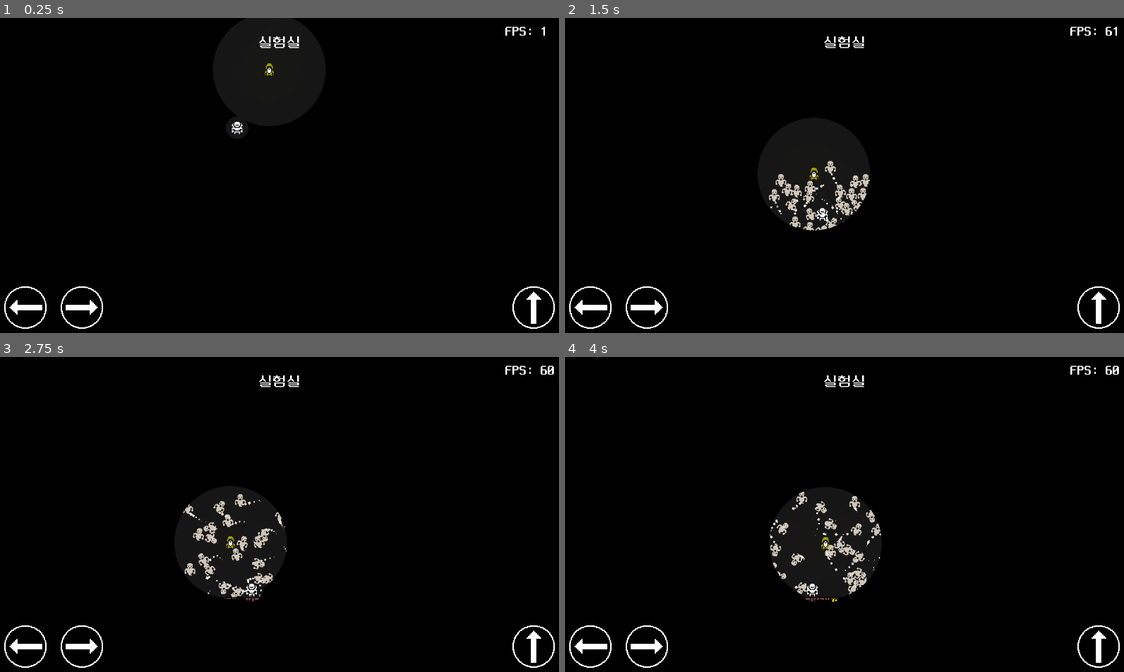
Above: before the commit, frames 1-4 (two rows, left to right).
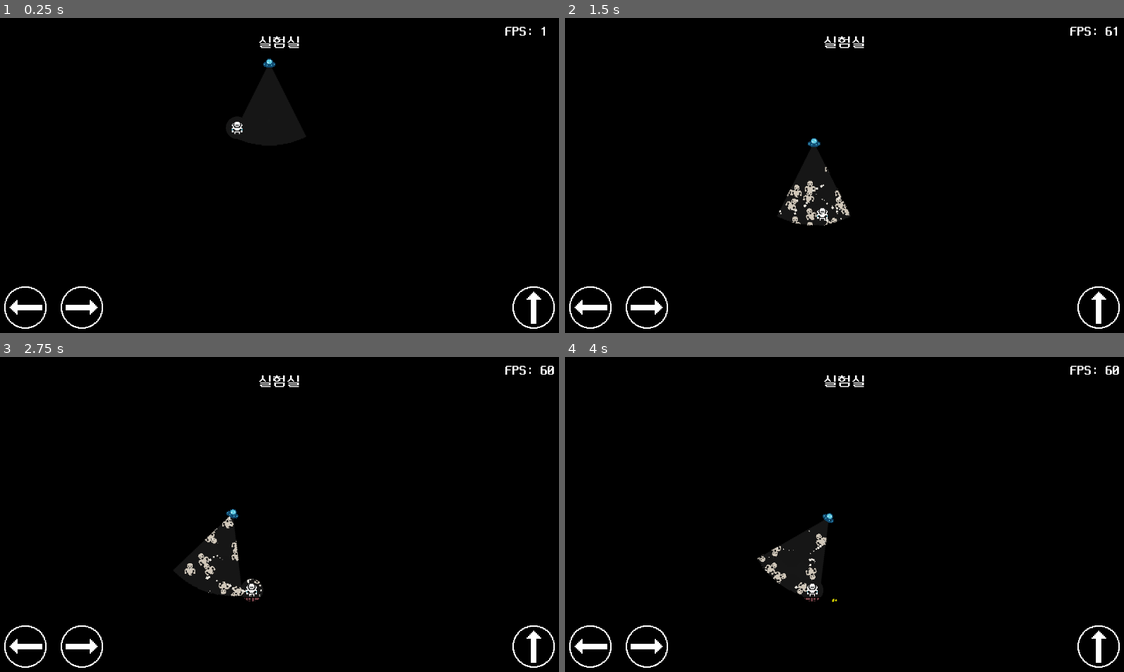
Above: after the commit, the same moments.

Repository: rhdehgks/Defense
Game: Godot game, scene res://game_screen/game.tscn
The game is run twice, just before and just after one commit, with the same random seed, the same clock (stepped at 60 frames per second) and the same inputs.
Inputs:
- Up to frame 1 (0.25 s): no input
- Up to frame 2 (1.5 s): hold Right (ui_right) 0.53-1.28 s; hold Left (ui_left) from 1.28 s (still down)
- Up to frame 3 (2.75 s): release Left (ui_left) at 2.03 s; hold Right (ui_right) from 2.03 s (still down)
- Up to frame 4 (4 s): release Right (ui_right) at 2.78 s; hold Up (ui_up) 2.78-3.53 s; hold Left (ui_left) from 3.53 s (still down)

The runs differ from the first frame. In frame 1, less than 0.1% of the frame differs, in the area x 47-50%, y 12-19%; in frame 2, 0.7%; in frame 3, 0.8%; in frame 4, 1.2%, in the area x 34-57%, y 42-78%.

Commit message:
조명 스프라이트 변경

Diff:
--- a/game_screen/astroneer.tscn
+++ b/game_screen/astroneer.tscn
@@ -3,7 +3,7 @@
 [ext_resource type="Script" path="res://game_screen/astroneer.gd" id="1_ewprm"]
 [ext_resource type="Texture2D" uid="uid://sgmkd62pwg6f" path="res://assets/astroneer.png" id="1_w4wu5"]
 [ext_resource type="PackedScene" uid="uid://b58eeuwfrhyr" path="res://game_screen/screen_wrapper.tscn" id="3_h1buo"]
-[ext_resource type="Texture2D" uid="uid://dk5mjp6yoncq8" path="res://assets/light2.png" id="4_yi361"]
+[ext_resource type="Texture2D" uid="uid://dhuxch7ibr456" path="res://assets/light.png" id="4_a11fa"]
 
 [sub_resource type="PhysicsMaterial" id="PhysicsMaterial_0vbs5"]
 friction = 0.0
@@ -69,13 +69,13 @@
 [node name="PointLight2D" type="PointLight2D" parent="RigidBody2D"]
 blend_mode = 2
 shadow_enabled = true
-texture = ExtResource("4_yi361")
+texture = ExtResource("4_a11fa")
 texture_scale = 0.2
 
 [node name="TileMapLight" type="PointLight2D" parent="RigidBody2D"]
 blend_mode = 2
 range_item_cull_mask = 2
-texture = ExtResource("4_yi361")
+texture = ExtResource("4_a11fa")
 texture_scale = 0.2
 
 [node name="GPUParticles2D" type="GPUParticles2D" parent="RigidBody2D"]
--- a/game_screen/fairy.gd
+++ /dev/null
@@ -1,35 +0,0 @@
-extends RigidBody2D
-
-var speed := 800
-var strength := 400
-
-var follow_intensity := 10
-var rotation_intensity := 5
-
-@onready var astroneer: RigidBody2D = $"/root/Game/Screen/World/Astroneer/RigidBody2D"
-@onready var screen_wrapper: ScreenWrapper = $"ScreenWrapper"
-
-func _ready():
-	print(astroneer)
-
-func _physics_process(delta):
-	_follow(astroneer, Vector2(0, -32 * 3), follow_intensity)
-	_keep_angle(0, rotation_intensity)
-
-func _follow(target: Node2D, offset: Vector2, intensity: float):
-	var target_position
-	if screen_wrapper:
-		target_position = screen_wrapper.get_wrapped_position(target.global_position + offset)
-	else:
-		target_position = target.global_position + offset
-	var direction_to_target = global_position.direction_to(target_position)
-	var distance_to_target = global_position.distance_to(target_position)
-	apply_force(direction_to_target * distance_to_target * intensity)
-
-func _keep_angle(angle: float, intensity: float):
-	var angle_difference = fmod(angle - self.rotation, PI * 2)
-	if angle_difference > PI:
-		angle_difference -= PI * 2
-	elif angle_difference < -PI:
-		angle_difference += PI * 2
-	apply_torque_impulse(angle_difference * intensity)
--- a/game_screen/fairy.tscn
+++ /dev/null
@@ -1,43 +0,0 @@
-[gd_scene load_steps=7 format=3 uid="uid://dmnuo5txrupga"]
-
-[ext_resource type="Script" path="res://game_screen/fairy.gd" id="1_nbmj6"]
-[ext_resource type="Texture2D" uid="uid://brcsu66vn2qxu" path="res://assets/grandfather.png" id="2_sebre"]
-[ext_resource type="Texture2D" uid="uid://dk5mjp6yoncq8" path="res://assets/light2.png" id="3_6t2lc"]
-[ext_resource type="PackedScene" uid="uid://b58eeuwfrhyr" path="res://game_screen/screen_wrapper.tscn" id="4_gjdlj"]
-
-[sub_resource type="PhysicsMaterial" id="PhysicsMaterial_ej6p6"]
-rough = true
-bounce = 0.3
-
-[sub_resource type="CircleShape2D" id="CircleShape2D_ee871"]
-
-[node name="Fairy" type="Node2D"]
-
-[node name="RigidBody2D" type="RigidBody2D" parent="."]
-physics_material_override = SubResource("PhysicsMaterial_ej6p6")
-gravity_scale = 0.0
-continuous_cd = 2
-max_contacts_reported = 5
-contact_monitor = true
-can_sleep = false
-freeze_mode = 1
-linear_damp = 2.0
-script = ExtResource("1_nbmj6")
-
-[node name="Sprite2D" type="Sprite2D" parent="RigidBody2D"]
-texture = ExtResource("2_sebre")
-
-[node name="CollisionShape2D" type="CollisionShape2D" parent="RigidBody2D"]
-shape = SubResource("CircleShape2D_ee871")
-
-[node name="PointLight2D" type="PointLight2D" parent="RigidBody2D"]
-blend_mode = 2
-shadow_enabled = true
-texture = ExtResource("3_6t2lc")
-
-[node name="TileMapLight" type="PointLight2D" parent="RigidBody2D"]
-blend_mode = 2
-range_item_cull_mask = 2
-texture = ExtResource("3_6t2lc")
-
-[node name="ScreenWrapper" parent="RigidBody2D" instance=ExtResource("4_gjdlj")]
--- a/game_screen/game.tscn
+++ b/game_screen/game.tscn
@@ -1,7 +1,7 @@
-[gd_scene load_steps=16 format=3 uid="uid://cn2egdfwgd7as"]
+[gd_scene load_steps=16 format=3 uid="uid://4yaf3ql82wqu"]
 
 [ext_resource type="Script" path="res://game_screen/game_screen.gd" id="1_6cie3"]
-[ext_resource type="PackedScene" uid="uid://dmnuo5txrupga" path="res://game_screen/fairy.tscn" id="2_0nfae"]
+[ext_resource type="PackedScene" uid="uid://du6hd3lswq54q" path="res://game_screen/ufo.tscn" id="2_0nfae"]
 [ext_resource type="Script" path="res://game_screen/fps.gd" id="2_rv8ud"]
 [ext_resource type="FontFile" uid="uid://b3op7qbt8ij11" path="res://assets/fonts/neodgm.ttf" id="2_w4jh1"]
 [ext_resource type="Texture2D" uid="uid://qpsegmc5j3b8" path="res://assets/wall.png" id="3_aen42"]
@@ -121,7 +121,7 @@
 horizontal_alignment = 1
 vertical_alignment = 1
 
-[node name="Fairy" parent="Screen/World" instance=ExtResource("2_0nfae")]
+[node name="UFO" parent="Screen/World" instance=ExtResource("2_0nfae")]
 position = Vector2(640, 112)
 
 [node name="Ghosts" type="Node2D" parent="Screen/World"]
@@ -280,7 +280,7 @@
 light_mask = 3
 tile_set = SubResource("TileSet_xqrl7")
 format = 2
-layer_0/tile_data = PackedInt32Array(262152, 0, 0, 327688, 0, 0, 393224, 0, 0, 458760, 0, 0, 524296, 0, 0, 589832, 0, 0, 655368, 0, 0, 720904, 0, 0, 786440, 0, 0, 851976, 0, 0, 917512, 0, 0, 983048, 0, 0, 1048584, 0, 0, 1114120, 0, 0, 262175, 0, 0, 327711, 0, 0, 393247, 0, 0, 458783, 0, 0, 524319, 0, 0, 589855, 0, 0, 655391, 0, 0, 720927, 0, 0, 786463, 0, 0, 851999, 0, 0, 917535, 0, 0, 983071, 0, 0, 1048607, 0, 0, 1114143, 0, 0, 1114142, 0, 0, 1114141, 0, 0, 1114140, 0, 0, 1114139, 0, 0, 1114138, 0, 0, 1114137, 0, 0, 1114136, 0, 0, 1114135, 0, 0, 1114134, 0, 0, 1114133, 0, 0, 1114132, 0, 0, 1114131, 0, 0, 1114130, 0, 0, 1114129, 0, 0, 1114128, 0, 0, 1114127, 0, 0, 1114126, 0, 0, 1114125, 0, 0, 1114124, 0, 0, 1114123, 0, 0, 1114122, 0, 0, 1114121, 0, 0, 262153, 0, 0, 262154, 0, 0, 262155, 0, 0, 262174, 0, 0, 262173, 0, 0, 262172, 0, 0, 262171, 0, 0, 262156, 0, 0, 262157, 0, 0, 262170, 0, 0)
+layer_0/tile_data = PackedInt32Array(1114120, 0, 0, 1114143, 0, 0, 1114142, 0, 0, 1114141, 0, 0, 1114140, 0, 0, 1114139, 0, 0, 1114138, 0, 0, 1114137, 0, 0, 1114136, 0, 0, 1114135, 0, 0, 1114134, 0, 0, 1114133, 0, 0, 1114132, 0, 0, 1114131, 0, 0, 1114130, 0, 0, 1114129, 0, 0, 1114128, 0, 0, 1114127, 0, 0, 1114126, 0, 0, 1114125, 0, 0, 1114124, 0, 0, 1114123, 0, 0, 1114122, 0, 0, 1114121, 0, 0)
 
 [node name="Astroneer" parent="Screen/World" instance=ExtResource("7_avu7q")]
 
--- /dev/null
+++ b/game_screen/ufo.gd
@@ -0,0 +1,35 @@
+extends RigidBody2D
+
+var speed := 800
+var strength := 400
+
+var follow_intensity := 10
+var rotation_intensity := 5
+
+@onready var astroneer: RigidBody2D = $"/root/Game/Screen/World/Astroneer/RigidBody2D"
+@onready var screen_wrapper: ScreenWrapper = $"ScreenWrapper"
+
+func _ready():
+	print(astroneer)
+
+func _physics_process(delta):
+	_follow(astroneer, Vector2(0, -32 * 5), follow_intensity)
+	_keep_angle(0, rotation_intensity)
+
+func _follow(target: Node2D, offset: Vector2, intensity: float):
+	var target_position
+	if screen_wrapper:
+		target_position = screen_wrapper.get_wrapped_position(target.global_position + offset)
+	else:
+		target_position = target.global_position + offset
+	var direction_to_target = global_position.direction_to(target_position)
+	var distance_to_target = global_position.distance_to(target_position)
+	apply_force(direction_to_target * distance_to_target * intensity)
+
+func _keep_angle(angle: float, intensity: float):
+	var angle_difference = fmod(angle - self.rotation, PI * 2)
+	if angle_difference > PI:
+		angle_difference -= PI * 2
+	elif angle_difference < -PI:
+		angle_difference += PI * 2
+	apply_torque_impulse(angle_difference * intensity)
--- /dev/null
+++ b/game_screen/ufo.tscn
@@ -0,0 +1,46 @@
+[gd_scene load_steps=7 format=3 uid="uid://du6hd3lswq54q"]
+
+[ext_resource type="Script" path="res://game_screen/ufo.gd" id="1_heukd"]
+[ext_resource type="Texture2D" uid="uid://x20ncn2t0t7s" path="res://assets/ufo.png" id="2_vueku"]
+[ext_resource type="Texture2D" uid="uid://c05v8o7bcs4r6" path="res://assets/ufo_light.png" id="3_571ex"]
+[ext_resource type="PackedScene" uid="uid://b58eeuwfrhyr" path="res://game_screen/screen_wrapper.tscn" id="4_4hv8u"]
+
+[sub_resource type="PhysicsMaterial" id="PhysicsMaterial_ej6p6"]
+rough = true
+bounce = 0.3
+
+[sub_resource type="CircleShape2D" id="CircleShape2D_ee871"]
+
+[node name="UFO" type="Node2D"]
+
+[node name="RigidBody2D" type="RigidBody2D" parent="."]
+physics_material_override = SubResource("PhysicsMaterial_ej6p6")
+gravity_scale = 0.0
+continuous_cd = 2
+max_contacts_reported = 5
+contact_monitor = true
+can_sleep = false
+freeze_mode = 1
+linear_damp = 2.0
+script = ExtResource("1_heukd")
+
+[node name="Sprite2D" type="Sprite2D" parent="RigidBody2D"]
+light_mask = 512
+texture = ExtResource("2_vueku")
+
+[node name="CollisionShape2D" type="CollisionShape2D" parent="RigidBody2D"]
+shape = SubResource("CircleShape2D_ee871")
+
+[node name="PointLight2D" type="PointLight2D" parent="RigidBody2D"]
+blend_mode = 2
+shadow_enabled = true
+texture = ExtResource("3_571ex")
+texture_scale = 2.0
+
+[node name="TileMapLight" type="PointLight2D" parent="RigidBody2D"]
+blend_mode = 2
+range_item_cull_mask = 2
+texture = ExtResource("3_571ex")
+texture_scale = 2.0
+
+[node name="ScreenWrapper" parent="RigidBody2D" instance=ExtResource("4_4hv8u")]
Binary file changed: assets/light.png
Binary file changed: assets/light2.png
Binary file added: assets/ufo.png
Not shown, added: assets/ufo.png.import
Binary file added: assets/ufo_light.png
Not shown, added: assets/ufo_light.png.import
Not shown, changed: export/apk/Defense.apk
Not shown, changed: export/apk/Defense.apk.idsig
